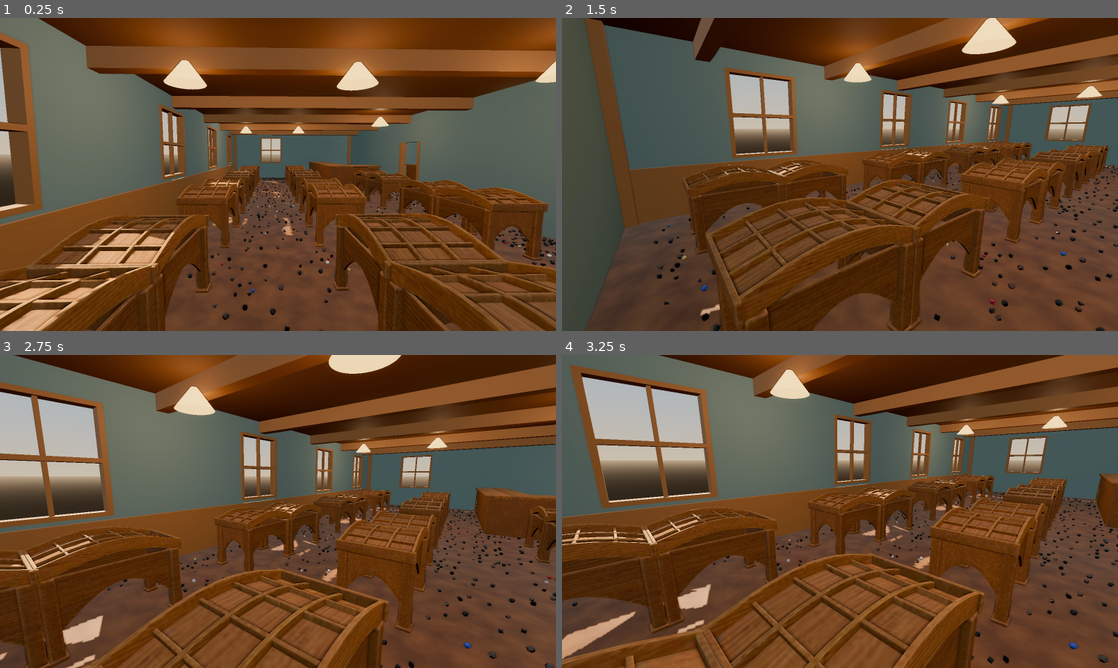
Above: before the commit, frames 1-4 (two rows, left to right).
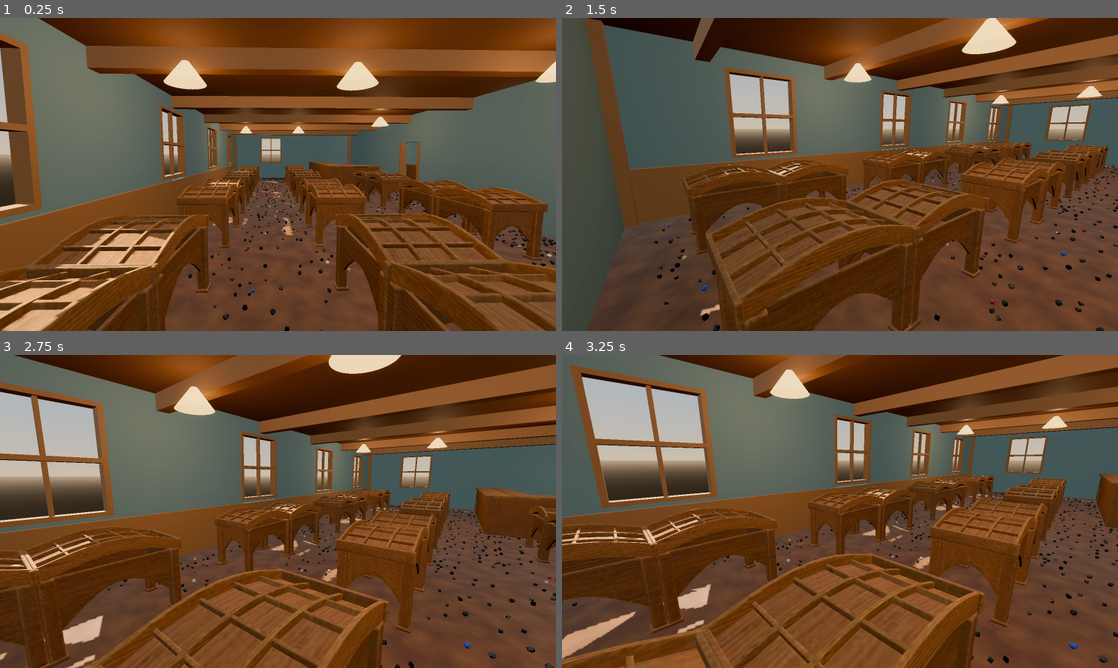
Above: after the commit, the same moments.

Repository: henrytuson-netizen/DiceHoarder
Game: Godot game, scene res://scenes/main.tscn
Same seed, same stepped clock (60 frames per second), same inputs: the game is played once before the commit and once after it.
Inputs (mouse positions are in pixels of both pictures, inside the frame that each line leads up to):
- Up to frame 1 (0.25 s): no input
- Up to frame 2 (1.5 s): tap Enter at 0.5 s; move the mouse to (962, 158) at 0.52 s; hold D 0.53-1.28 s; hold Shift 0.53-1.28 s; click (962, 158) at 0.67 s; move the mouse to (812, 174) at 1.27 s; hold W from 1.28 s (still down); tap Shift at 1.35 s
- Up to frame 3 (2.75 s): keep holding W; move the mouse to (289, 505) at 2.02 s; hold Shift from 2.03 s (still down)
- Up to frame 4 (3.25 s): keep holding W; tap Space at 2.75 s; move the mouse to (834, 517) at 2.77 s; release Shift at 2.78 s; tap Shift at 2.85 s

The runs differ from the first frame. In frame 1, 0.9% of the frame differs, in the area x 0-100%, y 13-100%; in frame 2, 0.7%; in frame 3, 0.8%; in frame 4, 1.0%, in the area x 0-99%, y 4-100%.

Commit message:
Godot: standalone Linux export + automatic low settings on laptop GPUs
export_presets.cfg builds a single-file Linux game (pck embedded).
Integrated / software GPUs (Intel, virgl, llvmpipe...) skip SDFGI and
SSAO and get a brighter ambient instead; --high / --low override.

Co-Authored-By: Claude Opus 5.5 <noreply@anthropic.com>
Claude-Session: https://claude.ai/code/session_011yhP3TPS25ZadkWBkKopsP

Diff:
--- a/godot/scripts/main.gd
+++ b/godot/scripts/main.gd
@@ -57,12 +57,25 @@
 	sky.sky_material = sm; e.sky = sky; e.background_mode = Environment.BG_SKY
 	e.ambient_light_source = Environment.AMBIENT_SOURCE_SKY; e.ambient_light_energy = 0.25
 	e.tonemap_mode = Environment.TONE_MAPPER_AGX; e.tonemap_exposure = 1.0
-	e.sdfgi_enabled = true; e.sdfgi_use_occlusion = true; e.sdfgi_energy = 0.75
-	e.ssao_enabled = true; e.ssao_radius = 0.6
+	var low := _low_end()
+	print("GRAPHICS ", RenderingServer.get_video_adapter_name(), " -> ", "low settings" if low else "high settings")
+	e.sdfgi_enabled = not low; e.sdfgi_use_occlusion = true; e.sdfgi_energy = 0.75
+	e.ssao_enabled = not low; e.ssao_radius = 0.6
+	if low: e.ambient_light_energy = 0.45
 	e.glow_enabled = true; e.glow_intensity = 0.4; e.glow_bloom = 0.05
 	e.volumetric_fog_enabled = true; e.volumetric_fog_density = 0.025; e.volumetric_fog_albedo = Color("#fff4e6"); e.volumetric_fog_anisotropy = 0.7; e.volumetric_fog_gi_inject = 0.3
 	e.adjustment_enabled = true; e.adjustment_saturation = 0.95
 	we.environment = e; add_child(we)
+
+## Laptop / integrated graphics get the cheaper look (no bounced light, no AO). Override with --high or --low.
+func _low_end() -> bool:
+	var args := OS.get_cmdline_user_args() + OS.get_cmdline_args()
+	if "--high" in args: return false
+	if "--low" in args: return true
+	var gpu := RenderingServer.get_video_adapter_name().to_lower() + " " + RenderingServer.get_video_adapter_vendor().to_lower()
+	for k in ["intel", "llvmpipe", "virgl", "venus", "mali", "adreno", "swiftshader", "lavapipe"]:
+		if gpu.contains(k): return true
+	return false
 
 func _box(size: Vector3, pos: Vector3, mat: Material, collide := true, parent: Node = self) -> MeshInstance3D:
 	var mi := MeshInstance3D.new(); var bm := BoxMesh.new(); bm.size = size; mi.mesh = bm
Not shown, added: godot/export_presets.cfg
